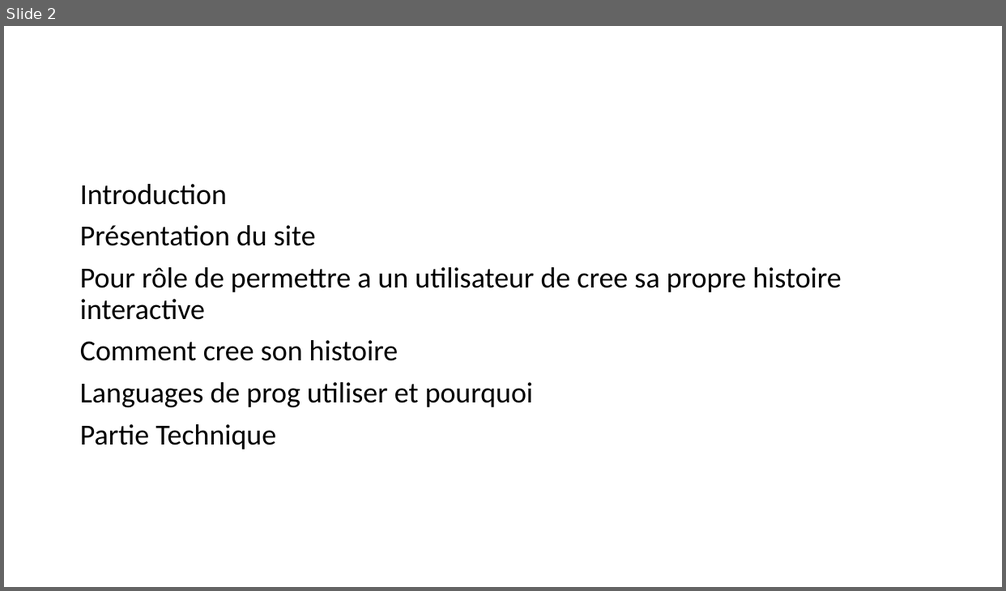
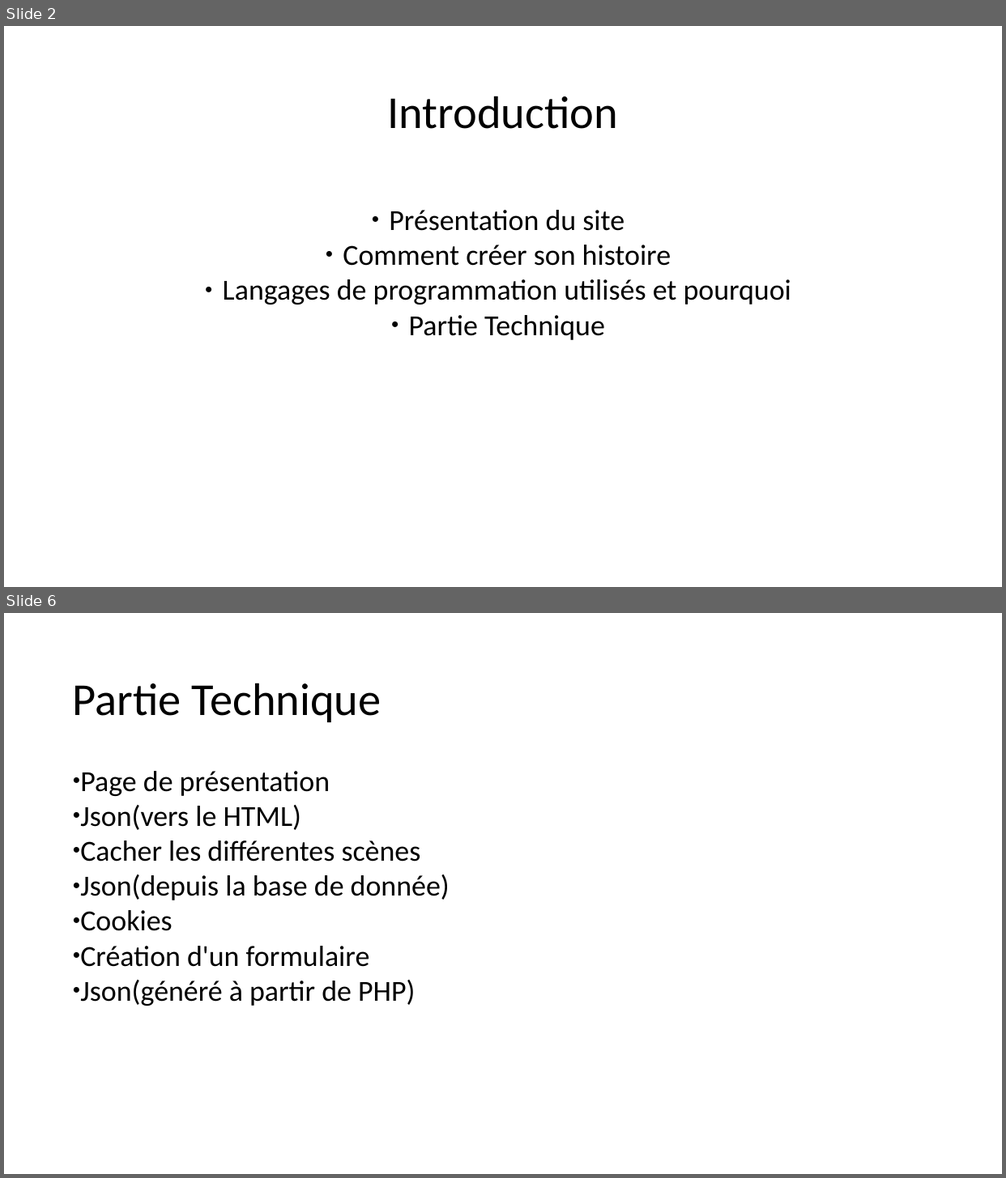
Before and after one commit to quentin244/histoires-interactives, a slide deck: Présentation.pptx. Shown one above the other, each under a label of ours: slide 2 before the commit, slides 2 and 6 after it; the slides between them are not shown. The pictures are 1006x591 and 1006x1178 pixels, drawn with LibreOffice and Linux fonts; fonts in the diff are those of the drawing. Boxes give left, top, right and bottom in pixels: in the first picture for what was removed or moved away, otherwise in the second. Text is boxed around its words. In the diff, an @@ line names an element or a change of style, - is before the commit and + after.

```diff
--- a/Présentation.pptx
+++ b/Présentation.pptx
@@ slide 6 added at <box>4,613,1002,1174</box>, background #FFFFFF @@
@@ text added at <box>73,683,381,722</box>, 44 pt, text #000000 @@
+Partie Technique
@@ text added at <box>80,771,450,1006</box>, 28 pt, text #000000 @@
+● Page de présentation
+● Json(vers le HTML)
+● Cacher les différentes scènes
+● Json(depuis la base de donnée)
+● Cookies
+● Création d'un formulaire
+● Json(généré à partir de PHP)
@@ slide 2 changed as well @@
@@ text added at <box>387,96,618,129</box>, 44 pt, text #000000 @@
+Introduction
@@ text at <box>80,184,227,205</box>: paragraph removed @@
-Introduction
@@ text at <box>389,210,624,340</box>: alignment left to centre; bullet none to ●; line spacing 0.9 to 1; less space between paragraphs @@
@@ text at <box>223,245,791,305</box>: text changed @@
-Pour rôle de permettre a un utilisateur de cree sa propre histoire interactive
-Comment cree son histoire
-Languages de prog utiliser et pourquoi
+● Comment créer son histoire
+● Langages de programmation utilisés et pourquoi
```
Also in this commit, not shown: 4 other slides added, 2 slides removed, 7 other files.
